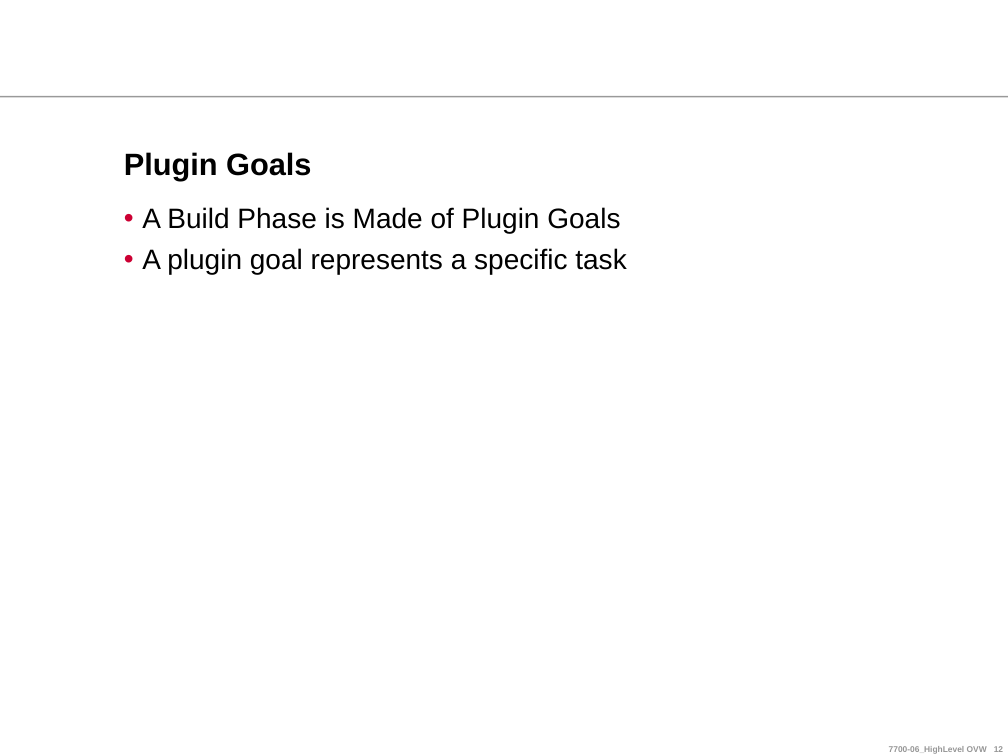
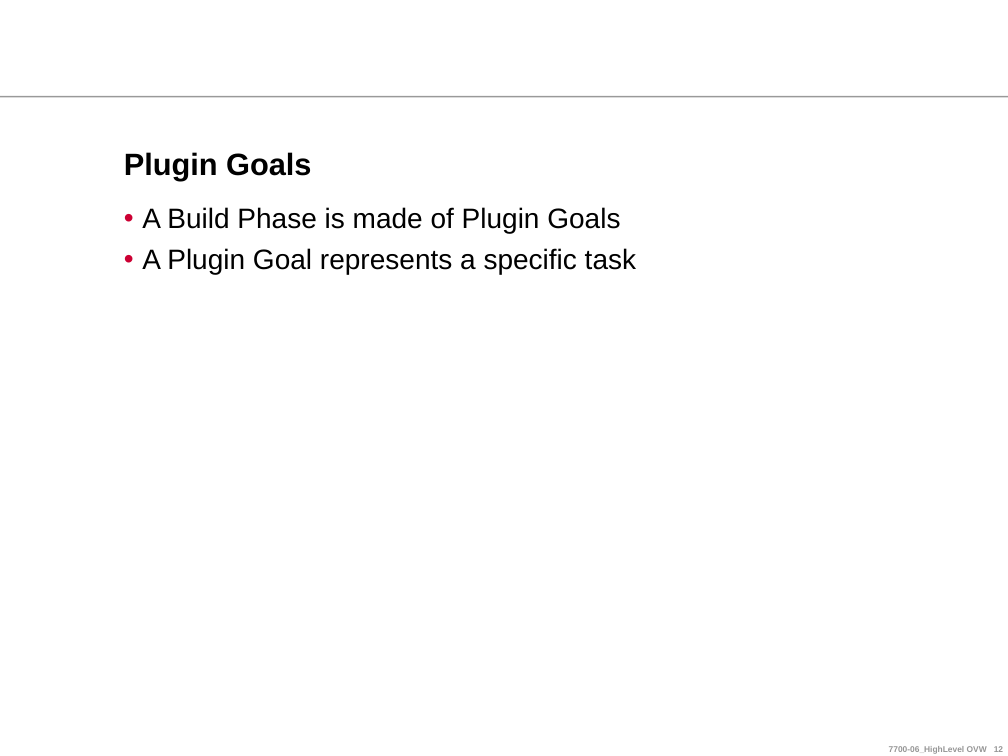
Before and after one commit to ndlongit/longnd-data, a slide deck: slide 12 of Document/Tutorial/[Presentation] Maven.ppt. Drawn at 1008x756 pixels with LibreOffice and Linux fonts; fonts in the diff are those of the drawing; background and template pictures are left out. Boxes give left, top, right and bottom in pixels: in the first picture for what was removed or moved away, otherwise in the second. Text is boxed around its words. In the diff, an @@ line names an element or a change of style, - is before the commit and + after.

```diff
--- a/Document/Tutorial/[Presentation] Maven.ppt
+++ b/Document/Tutorial/[Presentation] Maven.ppt
@@ text at (x1=142, y1=207, x2=636, y2=274): text changed @@
-• A Build Phase is Made of Plugin Goals
-• A plugin goal represents a specific task
+• A Build Phase is made of Plugin Goals
+• A Plugin Goal represents a specific task
```
Also in this commit, not shown: 1 other slide changed.
